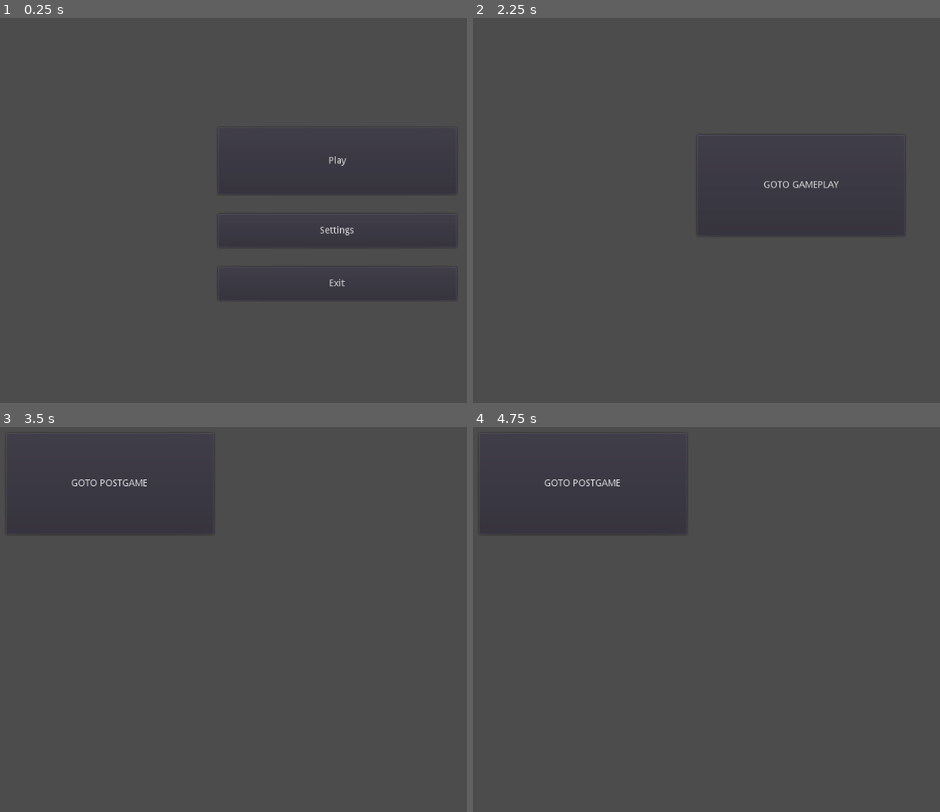
Above: before the commit, frames 1-4 (two rows, left to right).
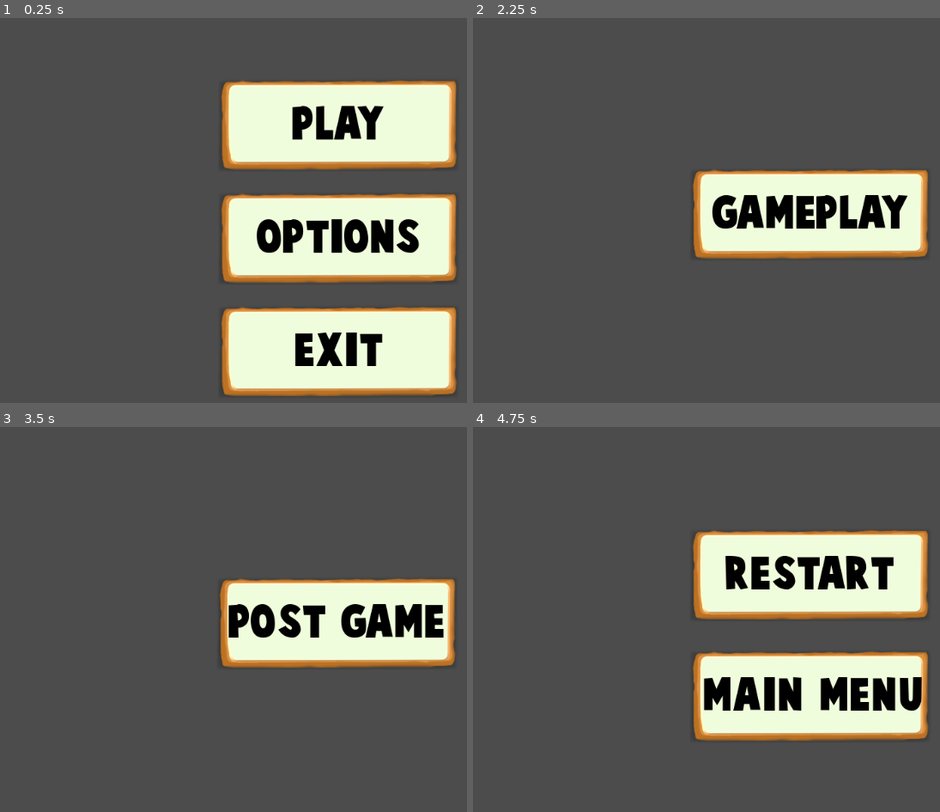
Above: after the commit, the same moments.

Repository: stranker/WizardAndCookies_Godot
Game: Godot game, scene res://Scenes/MainMenu.tscn
Same seed, same stepped clock (60 frames per second), same inputs: the game is played once before the commit and once after it.
Inputs (mouse positions are in pixels of both pictures, inside the frame that each line leads up to):
- Up to frame 1 (0.25 s): no input
- Up to frame 2 (2.25 s): click "Settings" (after the commit: "OPTIONS") at 0.5 s; click "Exit" (after the commit: "BACK") at 1.25 s; click "Play" (after the commit: "PLAY") at 2 s
- Up to frame 3 (3.5 s): click (326, 592) at 2.75 s, where only the run before the commit has a clickable "GOTO GAMEPLAY"
- Up to frame 4 (4.75 s): click (585, 484) at 3.5 s, where only the run before the commit has a clickable "GOTO POSTGAME"; click (799, 592) at 4.25 s, where only the run before the commit has a clickable "RESTART"

The runs differ from the first frame. In frame 1, 34% of the frame differs, in the area x 47-98%, y 16-99%; in frame 2, 11%; in frame 3, 12%; in frame 4, 23%.

Commit message:
Add button textures

Diff:
--- /dev/null
+++ b/Assets/Fonts/main_font.tres
@@ -0,0 +1,7 @@
+[gd_resource type="DynamicFont" load_steps=2 format=2]
+
+[ext_resource path="res://Assets/Fonts/cartoonist_kooky.ttf" type="DynamicFontData" id=1]
+
+[resource]
+size = 62
+font_data = ExtResource( 1 )
--- a/Managers/SceneManager.gd
+++ b/Managers/SceneManager.gd
@@ -1,6 +1,6 @@
 extends Node
 
-enum SCENES {
+enum Scenes {
 	MAIN_MENU,
 	CHARACTER_SELECTION,
 	GAMEPLAY,
@@ -13,13 +13,13 @@
 func change_scene(scene):
 	var scene_name = ""
 	match scene:
-		SCENES.MAIN_MENU:
+		Scenes.MAIN_MENU:
 			scene_name = "res://Scenes/MainMenu.tscn"
-		SCENES.CHARACTER_SELECTION:
+		Scenes.CHARACTER_SELECTION:
 			scene_name = "res://Scenes/CharacterSelection.tscn"
-		SCENES.GAMEPLAY:
+		Scenes.GAMEPLAY:
 			scene_name = "res://Scenes/Gameplay.tscn"
-		SCENES.POST_GAME:
+		Scenes.POST_GAME:
 			scene_name = "res://Scenes/PostGame.tscn"
 	var _current_scene = get_tree().change_scene(scene_name)
 	pass
--- /dev/null
+++ b/Objects/UI/Button.gd
@@ -0,0 +1,9 @@
+extends TextureButton
+
+export var text:String
+
+onready var label = $Label
+
+func _ready() -> void:
+	label.text = text;
+	pass
--- /dev/null
+++ b/Objects/UI/Button.tscn
@@ -0,0 +1,36 @@
+[gd_scene load_steps=5 format=2]
+
+[ext_resource path="res://Assets/UI/Buttons/CookieButton.png" type="Texture" id=1]
+[ext_resource path="res://Assets/Fonts/main_font.tres" type="DynamicFont" id=2]
+[ext_resource path="res://Objects/UI/Button.gd" type="Script" id=3]
+[ext_resource path="res://Assets/UI/Buttons/CookieButtonPressed.png" type="Texture" id=4]
+
+[node name="TextureButton" type="TextureButton"]
+margin_right = 40.0
+margin_bottom = 40.0
+texture_normal = ExtResource( 1 )
+texture_pressed = ExtResource( 4 )
+script = ExtResource( 3 )
+__meta__ = {
+"_edit_use_anchors_": false
+}
+text = "PLAY"
+
+[node name="Label" type="Label" parent="."]
+anchor_left = 0.5
+anchor_top = 0.5
+anchor_right = 0.5
+anchor_bottom = 0.5
+margin_left = -163.0
+margin_top = -29.5
+margin_right = 163.0
+margin_bottom = 29.5
+size_flags_stretch_ratio = 0.0
+custom_colors/font_color = Color( 0, 0, 0, 1 )
+custom_colors/font_outline_modulate = Color( 1, 0.482353, 0, 1 )
+custom_fonts/font = ExtResource( 2 )
+text = "OPTIONS"
+align = 1
+__meta__ = {
+"_edit_use_anchors_": false
+}
--- a/Objects/VolumeSlider.gd
+++ b/Objects/VolumeSlider.gd
@@ -1,12 +1,12 @@
 extends HSlider
 
 export var audio_bus_name := "Master"
-onready var _bus := AudioServer.get_bus_index(audio_bus_name)
+onready var bus := AudioServer.get_bus_index(audio_bus_name)
 
 func _ready() -> void:
-	value = db2linear(AudioServer.get_bus_volume_db(_bus))
+	value = db2linear(AudioServer.get_bus_volume_db(bus))
 	pass
 
-func _on_VolumeSlider_value_changed(value):
-	AudioServer.set_bus_volume_db(_bus, linear2db(value))
+func _on_VolumeSlider_value_changed(value) -> void:
+	AudioServer.set_bus_volume_db(bus, linear2db(value))
 	pass
--- a/Scenes/CharacterSelection.gd
+++ b/Scenes/CharacterSelection.gd
@@ -1,17 +1,7 @@
 extends Control
 
-onready var SceneManager = get_node("/root/SceneManager")
+onready var scene_manager = get_node("/root/SceneManager")
 
-
-# Called when the node enters the scene tree for the first time.
-func _ready():
-	pass # Replace with function body.
-
-
-# Called every frame. 'delta' is the elapsed time since the previous frame.
-#func _process(delta):
-#	pass
-
-func _on_GotoGameplayBtn_pressed():
-	SceneManager.change_scene(SceneManager.SCENES.GAMEPLAY)
-	pass # Replace with function body.
+func _on_GameplayBtn_pressed() -> void:
+	scene_manager.change_scene(scene_manager.Scenes.GAMEPLAY)
+	pass
--- a/Scenes/CharacterSelection.tscn
+++ b/Scenes/CharacterSelection.tscn
@@ -1,6 +1,7 @@
-[gd_scene load_steps=2 format=2]
+[gd_scene load_steps=3 format=2]
 
 [ext_resource path="res://Scenes/CharacterSelection.gd" type="Script" id=1]
+[ext_resource path="res://Objects/UI/Button.tscn" type="PackedScene" id=2]
 
 [node name="Control" type="Control"]
 anchor_right = 1.0
@@ -10,17 +11,15 @@
 "_edit_use_anchors_": false
 }
 
-[node name="GotoGameplayBtn" type="Button" parent="."]
-anchor_left = 0.335
-anchor_top = 0.303
-anchor_right = 0.638
-anchor_bottom = 0.555
-margin_left = -0.0400085
-margin_top = 0.199997
-margin_right = -0.312012
-text = "GOTO GAMEPLAY"
-__meta__ = {
-"_edit_use_anchors_": false
-}
+[node name="GameplayBtn" parent="." instance=ExtResource( 2 )]
+anchor_left = 0.5
+anchor_top = 0.5
+anchor_right = 0.5
+anchor_bottom = 0.5
+margin_left = -180.0
+margin_top = -70.0
+margin_right = 180.0
+margin_bottom = 70.0
+text = "GAMEPLAY"
 
-[connection signal="pressed" from="GotoGameplayBtn" to="." method="_on_GotoGameplayBtn_pressed"]
+[connection signal="pressed" from="GameplayBtn" to="." method="_on_GameplayBtn_pressed"]
--- a/Scenes/Gameplay.gd
+++ b/Scenes/Gameplay.gd
@@ -1,18 +1,7 @@
 extends Control
 
-onready var SceneManager = get_node("/root/SceneManager")
+onready var scene_manager = get_node("/root/SceneManager")
 
-
-# Called when the node enters the scene tree for the first time.
-func _ready():
-	pass # Replace with function body.
-
-
-# Called every frame. 'delta' is the elapsed time since the previous frame.
-#func _process(delta):
-#	pass
-
-
-func _on_GotoPostGameBtn_pressed():
-	SceneManager.change_scene(SceneManager.SCENES.POST_GAME)
-	pass # Replace with function body.
+func _on_PostGameBtn_pressed() -> void:
+	scene_manager.change_scene(scene_manager.Scenes.POST_GAME)
+	pass
--- a/Scenes/Gameplay.tscn
+++ b/Scenes/Gameplay.tscn
@@ -1,6 +1,7 @@
-[gd_scene load_steps=2 format=2]
+[gd_scene load_steps=3 format=2]
 
 [ext_resource path="res://Scenes/Gameplay.gd" type="Script" id=1]
+[ext_resource path="res://Objects/UI/Button.tscn" type="PackedScene" id=2]
 
 [node name="Control" type="Control"]
 anchor_right = 1.0
@@ -11,17 +12,15 @@
 "_edit_use_anchors_": false
 }
 
-[node name="GotoPostGameBtn" type="Button" parent="."]
-anchor_left = 0.018
-anchor_top = 0.028
-anchor_right = 0.32
-anchor_bottom = 0.28
-margin_left = -0.432001
-margin_top = 0.199999
-margin_right = 0.319977
-text = "GOTO POSTGAME"
-__meta__ = {
-"_edit_use_anchors_": false
-}
+[node name="PostGameBtn" parent="." instance=ExtResource( 2 )]
+anchor_left = 0.5
+anchor_top = 0.5
+anchor_right = 0.5
+anchor_bottom = 0.5
+margin_left = -180.0
+margin_top = -70.0
+margin_right = 180.0
+margin_bottom = 70.0
+text = "POST GAME"
 
-[connection signal="pressed" from="GotoPostGameBtn" to="." method="_on_GotoPostGameBtn_pressed"]
+[connection signal="pressed" from="PostGameBtn" to="." method="_on_PostGameBtn_pressed"]
--- a/Scenes/MainMenu.gd
+++ b/Scenes/MainMenu.gd
@@ -1,25 +1,25 @@
 extends Control
 
-onready var SceneManager = get_node("/root/SceneManager")
-onready var MainMenuPanel = $MarginContainer/MainMenuPanel
-onready var SettingsPanel = $MarginContainer/SettingsPanel
+onready var scene_manager   = get_node("/root/SceneManager")
+onready var main_menu_panel = $MarginContainer/MainMenuPanel
+onready var settings_panel 	= $MarginContainer/SettingsPanel
 
-func _on_PlayBtn_pressed():
-	SceneManager.change_scene(SceneManager.SCENES.CHARACTER_SELECTION)
+func _on_PlayBtn_pressed() -> void:
+	scene_manager.change_scene(scene_manager.Scenes.CHARACTER_SELECTION)
 	pass
 
-func _on_ExitBtn_pressed():
+func _on_ExitBtn_pressed() -> void:
 	get_tree().quit()
-	pass # Replace with function body.
+	pass
 
 
-func _on_SettingsBtn_pressed():
-	MainMenuPanel.visible = false
-	SettingsPanel.visible = true
-	pass # Replace with function body.
+func _on_SettingsBtn_pressed() -> void:
+	main_menu_panel.visible = false
+	settings_panel.visible 	= true
+	pass
 
 
-func _on_SettingsExitBtn_pressed():
-	MainMenuPanel.visible = true
-	SettingsPanel.visible = false
-	pass # Replace with function body.
+func _on_SettingsExitBtn_pressed() -> void:
+	main_menu_panel.visible = true
+	settings_panel.visible 	= false
+	pass
--- a/Scenes/MainMenu.tscn
+++ b/Scenes/MainMenu.tscn
@@ -1,7 +1,9 @@
-[gd_scene load_steps=3 format=2]
+[gd_scene load_steps=5 format=2]
 
 [ext_resource path="res://Scenes/MainMenu.gd" type="Script" id=1]
 [ext_resource path="res://Objects/VolumeSlider.gd" type="Script" id=2]
+[ext_resource path="res://Objects/UI/Button.tscn" type="PackedScene" id=3]
+[ext_resource path="res://Assets/Fonts/main_font.tres" type="DynamicFont" id=4]
 
 [node name="Control" type="Control"]
 anchor_right = 1.0
@@ -46,36 +48,21 @@
 "_edit_use_anchors_": false
 }
 
-[node name="PlayBtn" type="Button" parent="MarginContainer/MainMenuPanel/VBoxContainer"]
-margin_top = 74.0
-margin_right = 356.0
-margin_bottom = 174.0
-rect_min_size = Vector2( 0, 100 )
-text = "Play"
-__meta__ = {
-"_edit_use_anchors_": false
-}
+[node name="PlayBtn" parent="MarginContainer/MainMenuPanel/VBoxContainer" instance=ExtResource( 3 )]
+margin_right = 360.0
+margin_bottom = 140.0
 
-[node name="SettingsBtn" type="Button" parent="MarginContainer/MainMenuPanel/VBoxContainer"]
-margin_top = 203.0
-margin_right = 356.0
-margin_bottom = 253.0
-rect_min_size = Vector2( 0, 50 )
-size_flags_vertical = 0
-text = "Settings"
-__meta__ = {
-"_edit_use_anchors_": false
-}
+[node name="SettingsBtn" parent="MarginContainer/MainMenuPanel/VBoxContainer" instance=ExtResource( 3 )]
+margin_top = 169.0
+margin_right = 360.0
+margin_bottom = 309.0
+text = "OPTIONS"
 
-[node name="ExitBtn" type="Button" parent="MarginContainer/MainMenuPanel/VBoxContainer"]
-margin_top = 282.0
-margin_right = 356.0
-margin_bottom = 332.0
-rect_min_size = Vector2( 356, 50 )
-text = "Exit"
-__meta__ = {
-"_edit_use_anchors_": false
-}
+[node name="ExitBtn" parent="MarginContainer/MainMenuPanel/VBoxContainer" instance=ExtResource( 3 )]
+margin_top = 338.0
+margin_right = 360.0
+margin_bottom = 478.0
+text = "EXIT"
 
 [node name="SettingsPanel" type="Control" parent="MarginContainer"]
 visible = false
@@ -108,11 +95,12 @@
 [node name="Label" type="Label" parent="MarginContainer/SettingsPanel/VBoxContainer/VolumeSlider"]
 anchor_left = 0.5
 anchor_right = 0.5
-margin_left = -86.0
-margin_top = -40.5
-margin_right = 90.0
-margin_bottom = -21.5
+margin_left = -111.0
+margin_top = -93.5
+margin_right = 114.0
+margin_bottom = -34.5
 rect_pivot_offset = Vector2( 1057, -227 )
+custom_fonts/font = ExtResource( 4 )
 text = "Volume"
 align = 1
 __meta__ = {
@@ -122,20 +110,14 @@
 [node name="HBoxContainer" type="HBoxContainer" parent="MarginContainer/SettingsPanel/VBoxContainer"]
 margin_top = 82.0
 margin_right = 371.0
-margin_bottom = 132.0
+margin_bottom = 222.0
 alignment = 1
 
-[node name="SettingsExitBtn" type="Button" parent="MarginContainer/SettingsPanel/VBoxContainer/HBoxContainer"]
-margin_left = 110.0
-margin_right = 260.0
-margin_bottom = 50.0
-rect_min_size = Vector2( 150, 50 )
-size_flags_horizontal = 0
-size_flags_vertical = 0
-text = "Exit"
-__meta__ = {
-"_edit_use_anchors_": false
-}
+[node name="SettingsExitBtn" parent="MarginContainer/SettingsPanel/VBoxContainer/HBoxContainer" instance=ExtResource( 3 )]
+margin_left = 5.0
+margin_right = 365.0
+margin_bottom = 140.0
+text = "BACK"
 
 [connection signal="pressed" from="MarginContainer/MainMenuPanel/VBoxContainer/PlayBtn" to="." method="_on_PlayBtn_pressed"]
 [connection signal="pressed" from="MarginContainer/MainMenuPanel/VBoxContainer/SettingsBtn" to="." method="_on_SettingsBtn_pressed"]
--- a/Scenes/PostGame.gd
+++ b/Scenes/PostGame.gd
@@ -1,16 +1,12 @@
 extends Control
 
-onready var SceneManager = get_node("/root/SceneManager")
+onready var scene_manager = get_node("/root/SceneManager")
 
-# Called when the node enters the scene tree for the first time.
-func _ready():
-	pass # Replace with function body.
-
-func _on_RestartBtn_pressed():
-	SceneManager.change_scene(SceneManager.SCENES.GAMEPLAY)
-	pass # Replace with function body.
+func _on_RestartBtn_pressed() -> void:
+	scene_manager.change_scene(scene_manager.Scenes.GAMEPLAY)
+	pass
 
 
-func _on_MainMenuBtn_pressed():
-	SceneManager.change_scene(SceneManager.SCENES.MAIN_MENU)
-	pass # Replace with function body.
+func _on_MainMenuBtn_pressed() -> void:
+	scene_manager.change_scene(scene_manager.Scenes.MAIN_MENU)
+	pass
--- a/Scenes/PostGame.tscn
+++ b/Scenes/PostGame.tscn
@@ -1,6 +1,7 @@
-[gd_scene load_steps=2 format=2]
+[gd_scene load_steps=3 format=2]
 
 [ext_resource path="res://Scenes/PostGame.gd" type="Script" id=1]
+[ext_resource path="res://Objects/UI/Button.tscn" type="PackedScene" id=2]
 
 [node name="Control" type="Control"]
 anchor_right = 1.0
@@ -10,32 +11,30 @@
 "_edit_use_anchors_": false
 }
 
-[node name="RestartBtn" type="Button" parent="."]
-anchor_left = 0.335
-anchor_top = 0.303
-anchor_right = 0.638
-anchor_bottom = 0.555
-margin_left = -0.0400085
-margin_top = 0.199997
-margin_right = -0.312012
-text = "RESTART"
+[node name="VBoxContainer" type="VBoxContainer" parent="."]
+anchor_left = 0.5
+anchor_top = 0.5
+anchor_right = 0.5
+anchor_bottom = 0.5
+margin_left = -180.0
+margin_top = -142.0
+margin_right = 180.0
+margin_bottom = 142.0
+custom_constants/separation = 41
 __meta__ = {
 "_edit_use_anchors_": false
 }
 
-[node name="MainMenuBtn" type="Button" parent="."]
-anchor_left = 0.334
-anchor_top = 0.647
-anchor_right = 0.638
-anchor_bottom = 0.898
-margin_left = -0.0160217
-margin_top = -0.200012
-margin_right = -1.31201
-margin_bottom = 0.199951
-text = "GOTO MAIN MENU"
-__meta__ = {
-"_edit_use_anchors_": false
-}
+[node name="RestartBtn" parent="VBoxContainer" instance=ExtResource( 2 )]
+margin_right = 360.0
+margin_bottom = 140.0
+text = "RESTART"
 
-[connection signal="pressed" from="RestartBtn" to="." method="_on_RestartBtn_pressed"]
-[connection signal="pressed" from="MainMenuBtn" to="." method="_on_MainMenuBtn_pressed"]
+[node name="MainMenuBtn" parent="VBoxContainer" instance=ExtResource( 2 )]
+margin_top = 181.0
+margin_right = 360.0
+margin_bottom = 321.0
+text = "MAIN MENU"
+
+[connection signal="pressed" from="VBoxContainer/RestartBtn" to="." method="_on_RestartBtn_pressed"]
+[connection signal="pressed" from="VBoxContainer/MainMenuBtn" to="." method="_on_MainMenuBtn_pressed"]
Binary file added: Assets/Fonts/cartoonist_kooky.ttf
Binary file added: Assets/UI/Buttons/CookieButton.png
Not shown, added: Assets/UI/Buttons/CookieButton.png.import
Binary file added: Assets/UI/Buttons/CookieButtonPressed.png
Not shown, added: Assets/UI/Buttons/CookieButtonPressed.png.import
Binary file added: Assets/UI/Buttons/CookieCream3.png
Not shown, added: Assets/UI/Buttons/CookieCream3.png.import
Binary file added: Assets/UI/Logos/WizardsNCookies_logo.png
Not shown, added: Assets/UI/Logos/WizardsNCookies_logo.png.import
Binary file added: Assets/UI/Mockup_MainMenu.jpg
Not shown, added: Assets/UI/Mockup_MainMenu.jpg.import
